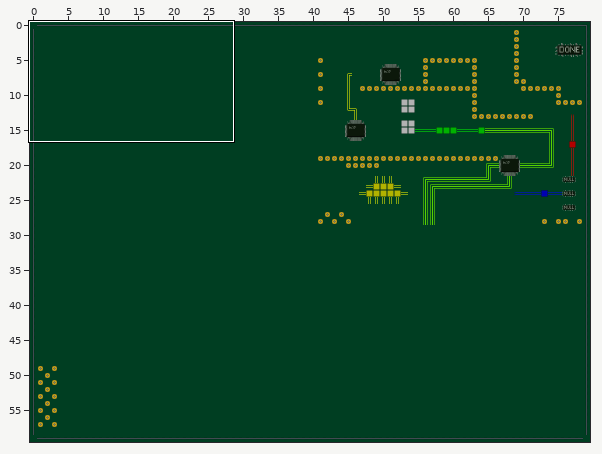
Tiled map: ld31-egoos-android/assets/monitorCircuitMap2.tmx. Above, an overview of the earlier version with the close-up marked.
Close-up. Earlier state:
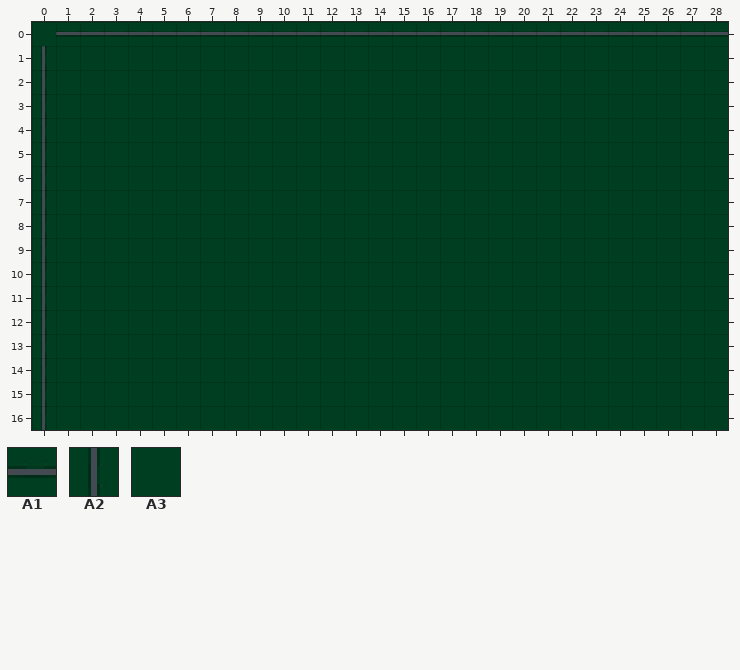
Cells are 16x16 px. Shown: x 0..28, y 0..16. The commit also changed other parts of the map, which this record leaves out.
Key: from "circuitTileset": A1 8, A2 42, A3 74.
__ is an empty cell.
Layer "Tile Layer 1" before, first column x 0:
 0 A3 A1 A1 A1 A1 A1 A1 A1 A1 A1 A1 A1 A1 A1 A1 A1 A1 A1 A1 A1 A1 A1 A1 A1 A1 A1 A1 A1 A1
 1 A2 A3 A3 A3 A3 A3 A3 A3 A3 A3 A3 A3 A3 A3 A3 A3 A3 A3 A3 A3 A3 A3 A3 A3 A3 A3 A3 A3 A3
 2 A2 A3 A3 A3 A3 A3 A3 A3 A3 A3 A3 A3 A3 A3 A3 A3 A3 A3 A3 A3 A3 A3 A3 A3 A3 A3 A3 A3 A3
 3 A2 A3 A3 A3 A3 A3 A3 A3 A3 A3 A3 A3 A3 A3 A3 A3 A3 A3 A3 A3 A3 A3 A3 A3 A3 A3 A3 A3 A3
 4 A2 A3 A3 A3 A3 A3 A3 A3 A3 A3 A3 A3 A3 A3 A3 A3 A3 A3 A3 A3 A3 A3 A3 A3 A3 A3 A3 A3 A3
 5 A2 A3 A3 A3 A3 A3 A3 A3 A3 A3 A3 A3 A3 A3 A3 A3 A3 A3 A3 A3 A3 A3 A3 A3 A3 A3 A3 A3 A3
 6 A2 A3 A3 A3 A3 A3 A3 A3 A3 A3 A3 A3 A3 A3 A3 A3 A3 A3 A3 A3 A3 A3 A3 A3 A3 A3 A3 A3 A3
 7 A2 A3 A3 A3 A3 A3 A3 A3 A3 A3 A3 A3 A3 A3 A3 A3 A3 A3 A3 A3 A3 A3 A3 A3 A3 A3 A3 A3 A3
 8 A2 A3 A3 A3 A3 A3 A3 A3 A3 A3 A3 A3 A3 A3 A3 A3 A3 A3 A3 A3 A3 A3 A3 A3 A3 A3 A3 A3 A3
 9 A2 A3 A3 A3 A3 A3 A3 A3 A3 A3 A3 A3 A3 A3 A3 A3 A3 A3 A3 A3 A3 A3 A3 A3 A3 A3 A3 A3 A3
10 A2 A3 A3 A3 A3 A3 A3 A3 A3 A3 A3 A3 A3 A3 A3 A3 A3 A3 A3 A3 A3 A3 A3 A3 A3 A3 A3 A3 A3
11 A2 A3 A3 A3 A3 A3 A3 A3 A3 A3 A3 A3 A3 A3 A3 A3 A3 A3 A3 A3 A3 A3 A3 A3 A3 A3 A3 A3 A3
12 A2 A3 A3 A3 A3 A3 A3 A3 A3 A3 A3 A3 A3 A3 A3 A3 A3 A3 A3 A3 A3 A3 A3 A3 A3 A3 A3 A3 A3
13 A2 A3 A3 A3 A3 A3 A3 A3 A3 A3 A3 A3 A3 A3 A3 A3 A3 A3 A3 A3 A3 A3 A3 A3 A3 A3 A3 A3 A3
14 A2 A3 A3 A3 A3 A3 A3 A3 A3 A3 A3 A3 A3 A3 A3 A3 A3 A3 A3 A3 A3 A3 A3 A3 A3 A3 A3 A3 A3
15 A2 A3 A3 A3 A3 A3 A3 A3 A3 A3 A3 A3 A3 A3 A3 A3 A3 A3 A3 A3 A3 A3 A3 A3 A3 A3 A3 A3 A3
16 A2 A3 A3 A3 A3 A3 A3 A3 A3 A3 A3 A3 A3 A3 A3 A3 A3 A3 A3 A3 A3 A3 A3 A3 A3 A3 A3 A3 A3
The same view after the edit:
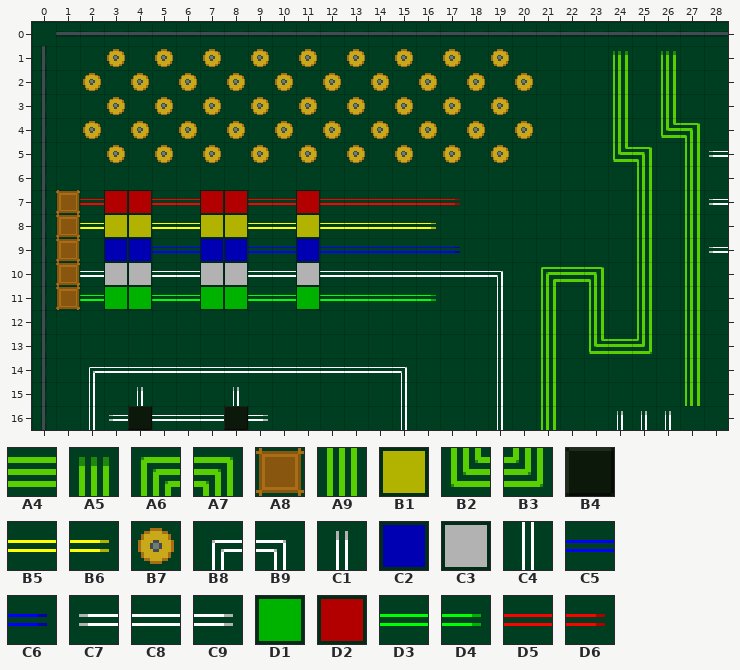
Further tiles: from "circuitTileset": A4 1, A5 3, A6 12, A7 13, A8 14, A9 15, B1 20, B2 24, B3 25, B4 26, B5 31, B6 32, B7 38, B8 40, B9 41, C1 43, C2 50, C3 54, C4 55, C5 61, C6 62, C7 64, C8 65, C9 66, D1 86, D2 90, D3 97, D4 98, D5 101, D6 102.
Edits made:
Changed rows in their new state; .. is an unchanged cell.
Layer "Tile Layer 1":
first column x 1:
 1 .. .. B7 .. B7 .. B7 .. B7 .. B7 .. B7 .. B7 .. B7 .. B7 .. .. .. .. A5 .. A5 .. ..
 2 .. B7 .. B7 .. B7 .. B7 .. B7 .. B7 .. B7 .. B7 .. B7 .. B7 .. .. .. A9 .. A9 .. ..
 3 .. .. B7 .. B7 .. B7 .. B7 .. B7 .. B7 .. B7 .. B7 .. B7 .. .. .. .. A9 .. A9 .. ..
 4 .. B7 .. B7 .. B7 .. B7 .. B7 .. B7 .. B7 .. B7 .. B7 .. B7 .. .. .. A9 .. B2 A7 ..
 5 .. .. B7 .. B7 .. B7 .. B7 .. B7 .. B7 .. B7 .. B7 .. B7 .. .. .. .. B2 A7 .. A9 C7
 6 .. .. .. .. .. .. .. .. .. .. .. .. .. .. .. .. .. .. .. .. .. .. .. .. A9 .. A9 ..
 7 A8 D5 D2 D2 D5 D5 D2 D2 D5 D5 D2 D5 D5 D5 D5 D5 D6 .. .. .. .. .. .. .. A9 .. A9 C7
 8 A8 B5 B1 B1 B5 B5 B1 B1 B5 B5 B1 B5 B5 B5 B5 B6 .. .. .. .. .. .. .. .. A9 .. A9 ..
 9 A8 .. C2 C2 C5 C5 C2 C2 C5 C5 C2 C5 C5 C5 C5 C5 C6 .. .. .. .. .. .. .. A9 .. A9 C7
10 A8 C8 C3 C3 C8 C8 C3 C3 C8 C8 C3 C8 C8 C8 C8 C8 C8 C8 B9 .. A6 A4 A7 .. A9 .. A9 ..
11 A8 D3 D1 D1 D3 D3 D1 D1 D3 D3 D1 D3 D3 D3 D3 D4 .. .. C4 .. A9 .. A9 .. A9 .. A9 ..
12 .. .. .. .. .. .. .. .. .. .. .. .. .. .. .. .. .. .. C4 .. A9 .. A9 .. A9 .. A9 ..
13 .. .. .. .. .. .. .. .. .. .. .. .. .. .. .. .. .. .. C4 .. A9 .. B2 A4 B3 .. A9 ..
14 .. B8 C8 C8 C8 C8 C8 C8 C8 C8 C8 C8 C8 C8 B9 .. .. .. C4 .. A9 .. .. .. .. .. A9 ..
15 .. C4 .. C1 .. .. .. C1 .. .. .. .. .. .. C4 .. .. .. C4 .. A9 .. .. .. .. .. A9 ..
16 .. C4 C7 B4 C8 C8 C8 B4 C9 .. .. .. .. .. C4 .. .. .. C4 .. A9 .. .. C1 C1 C1 .. ..
Boxes around the changes in both close-ups, in picture pixels (x1, y1, x2, y2):
changed: (83, 49, 533, 163)
changed: (541, 51, 728, 430)
changed: (56, 190, 503, 430)
